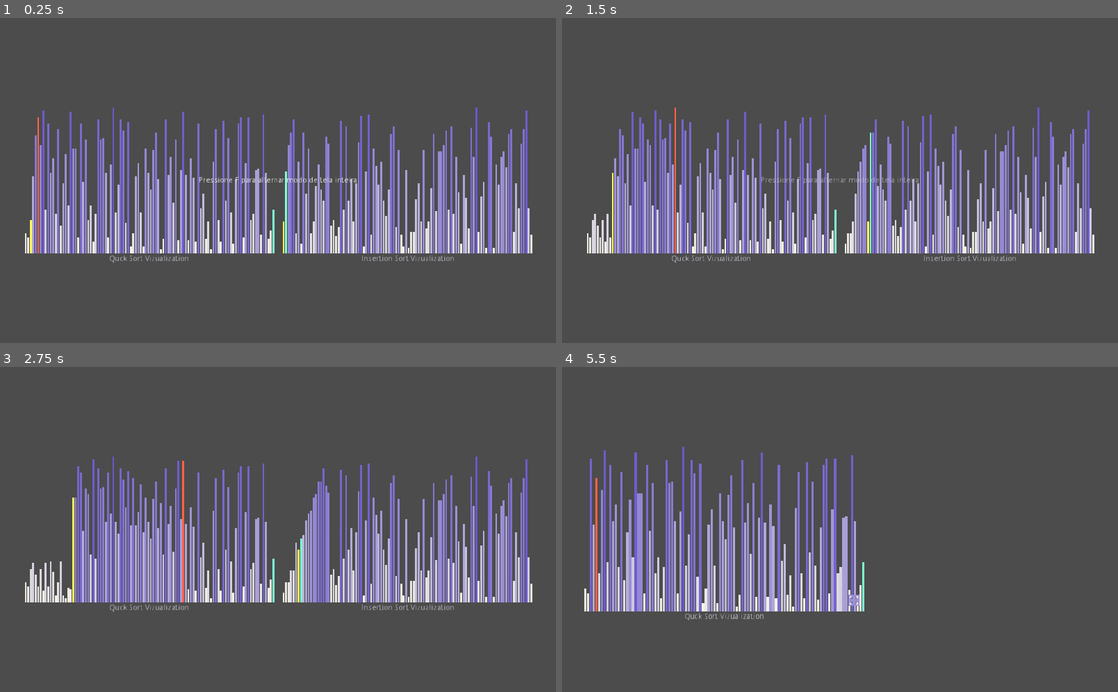
Above: before the commit, frames 1-4 (two rows, left to right).
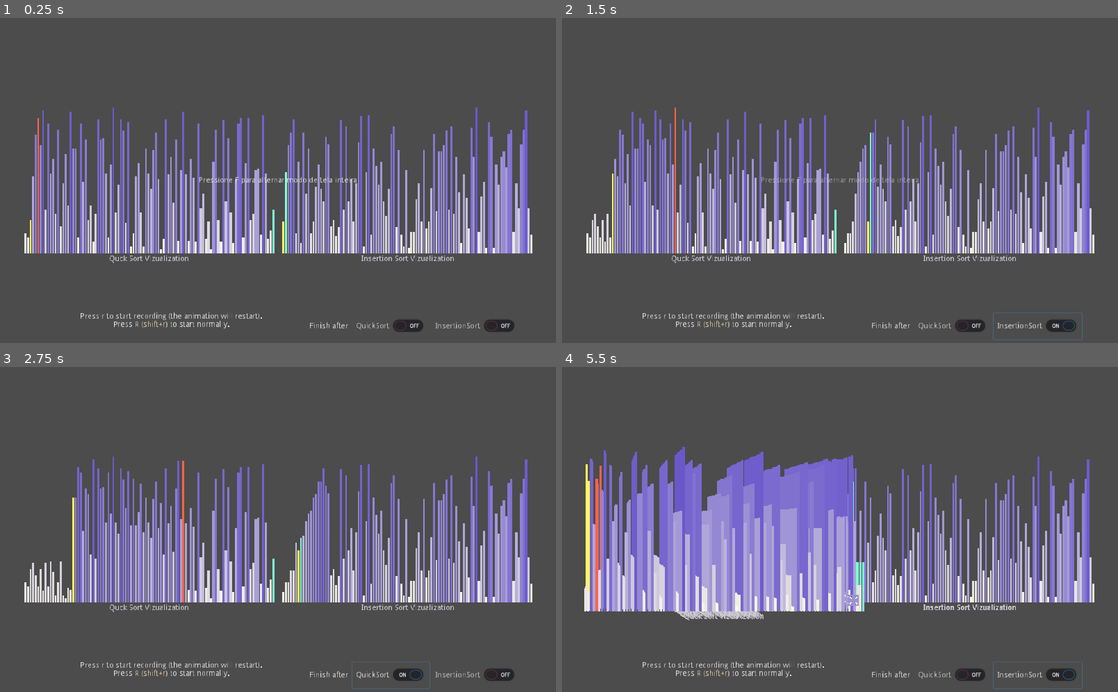
Above: after the commit, the same moments.

Repository: GersonFeDutra/godot-sort-visualizations
Game: Godot game, scene res://src/MainMenu.tscn
The game is run twice, just before and just after one commit, with the same random seed, the same clock (stepped at 60 frames per second) and the same inputs.
Inputs (mouse positions are in pixels of both pictures, inside the frame that each line leads up to):
- Up to frame 1 (0.25 s): no input
- Up to frame 2 (1.5 s): click (951, 326) at 0.5 s, where only the run after the commit has a clickable "QuickSort"; click (1040, 326) at 1.25 s, where only the run after the commit has a clickable "InsertionSort"
- Up to frame 3 (2.75 s): click (389, 675) at 2 s, where only the run after the commit has a clickable "QuickSort"
- Up to frame 4 (5.5 s): click (1040, 675) at 2.75 s, where only the run after the commit has a clickable "InsertionSort"; click (951, 675) at 3.5 s, where only the run after the commit has a clickable "QuickSort"; click (1040, 675) at 4.25 s, where only the run after the commit has a clickable "InsertionSort"; tap R (rec, bound only after the commit) at 5, 5.1 s; move the mouse to (712, 529) at 5.02 s; hold Shift from 5.03 s (still down); click (712, 529) at 5.17 s; tap Enter (ui_accept) at 5.27 s

The runs differ from the first frame. In frame 1, 2.9% of the frame differs, in the area x 4-95%, y 28-97%; in frame 2, 3.0%; in frame 3, 3.0%; in frame 4, 19%, in the area x 4-96%, y 24-100%.

Commit message:
Add Screen Recorder

Diff:
--- a/project.godot
+++ b/project.godot
@@ -14,6 +14,11 @@
 "language": "GDScript",
 "path": "res://src/lib/utils/CustomColorPickerButton.gd"
 }, {
+"base": "Node",
+"class": "ScreenRecorder",
+"language": "GDScript",
+"path": "res://src/lib/screen_recorder/ScreenRecorder.gd"
+}, {
 "base": "Reference",
 "class": "Tools",
 "language": "GDScript",
@@ -26,6 +31,7 @@
 } ]
 _global_script_class_icons={
 "CustomColorPickerButton": "",
+"ScreenRecorder": "",
 "Tools": "",
 "VisualTools": ""
 }
@@ -46,6 +52,10 @@
 window/stretch/mode="2d"
 window/stretch/aspect="keep"
 
+[editor_plugins]
+
+enabled=PoolStringArray(  )
+
 [input]
 
 click={
--- /dev/null
+++ b/src/MainMenu.gd
@@ -0,0 +1,59 @@
+extends Control
+
+const REC: String = "rec"
+var is_recording: bool setget set_is_recording
+var stop_at: int = 0
+onready var recorder: ScreenRecorder = $ScreenRecorder
+onready var bottom_bar: CenterContainer = $BottomBar
+onready var wait_label: Label = $WaitLabel
+onready var viewport: Viewport = $ViewportContainer/Viewport
+onready var vizualizations: Control = $ViewportContainer/Viewport/Visualizations
+
+
+func _ready() -> void:
+	var event := InputEventKey.new()
+	event.scancode = KEY_R
+	InputMap.add_action(REC)
+	InputMap.action_add_event(REC, event)
+
+
+func _unhandled_input(event: InputEvent) -> void:
+
+	if event.is_action_pressed(REC):
+
+		if not Input.is_key_pressed(KEY_SHIFT):
+			vizualizations.restart()
+
+		self.is_recording = not is_recording
+		get_tree().set_input_as_handled()
+
+
+func set_is_recording(value: bool) -> void:
+	is_recording = value
+
+	if value:
+		recorder.start(viewport)
+	else:
+		recorder.stop()
+
+
+func _on_BottomBar_finish_mode_changed(to: int) -> void:
+	stop_at = to
+
+
+func _on_Visualizations_visualization_finished(wich: int) -> void:
+
+	if wich == stop_at and is_recording:
+		wait_label.show()
+		self.is_recording = false
+
+
+func _on_ScreenRecorder_process_completed(output_path: String) -> void:
+	wait_label.hide()
+
+	if OS.shell_open(output_path.get_base_dir()) != OK:
+		push_error("Wouldn't able to open directory.")
+		return
+
+	if OS.shell_open(output_path) != OK:
+		push_error("Wouldn't able to open file.")
--- a/src/MainMenu.tscn
+++ b/src/MainMenu.tscn
@@ -1,14 +1,18 @@
-[gd_scene load_steps=17 format=2]
+[gd_scene load_steps=22 format=2]
 
 [ext_resource path="res://src/visualizations/QuickSortVisualization.tscn" type="PackedScene" id=1]
 [ext_resource path="res://src/visualizations/InsertionSortVisualization.tscn" type="PackedScene" id=2]
+[ext_resource path="res://src/lib/screen_recorder/ScreenRecorder.gd" type="Script" id=3]
 [ext_resource path="res://assets/sprites/expand.png" type="Texture" id=4]
 [ext_resource path="res://src/lib/resources/VizualizationData.gd" type="Script" id=5]
+[ext_resource path="res://src/MainMenu.gd" type="Script" id=6]
 
 [sub_resource type="GDScript" id=1]
 script/source = "tool
 extends HBoxContainer
 
+# warning-ignore:unused_signal
+signal visualization_finished(wich)
 signal full_mode_cancelled
 
 const VizualizationData = preload(\"res://src/lib/resources/VizualizationData.gd\")
@@ -19,8 +23,13 @@
 
 
 func _ready() -> void:
-	quick_sort.toggle_controls_visibility()
-	insertion_sort.toggle_controls_visibility()
+	var visualizations: Array = [quick_sort, insertion_sort]
+
+	for i in visualizations.size():
+		visualizations[i].toggle_controls_visibility()
+		Tools.resolve_connection(visualizations[i], \"visualization_finished\", self, \"emit_signal\",
+				[\"visualization_finished\", i + 1])
+
 	set_process_input(false)
 
 	if Engine.is_editor_hint():
@@ -43,6 +52,11 @@
 		quick_sort.restart()
 		insertion_sort.restart()
 		get_tree().set_input_as_handled()
+
+
+func restart() -> void:
+	quick_sort.restart()
+	insertion_sort.restart()
 
 
 func highlight(node: Control) -> void:
@@ -298,14 +312,76 @@
 		emit_signal(\"resized_in\")
 "
 
+[sub_resource type="GDScript" id=13]
+script/source = "extends CenterContainer
+
+signal finish_mode_changed(to)
+
+enum FinishMode {
+	NONE = 0,
+	QUICK_SORT = 1,
+	INSERTION_SORT = 2,
+}
+
+onready var animation_player: AnimationPlayer = $AnimationPlayer
+
+
+func _on_BottomBar_mouse_entered() -> void:
+	animation_player.stop()
+	modulate.a = 1.0
+
+
+func _on_BottomBar_mouse_exited() -> void:
+	animation_player.play(\"fade_out\")
+
+
+func _on_QSButton_toggled(button_pressed: bool) -> void:
+	emit_signal(\"finish_mode_changed\", FinishMode.QUICK_SORT if button_pressed else FinishMode.NONE)
+
+
+func _on_ISButton_toggled(button_pressed: bool) -> void:
+	emit_signal(
+			\"finish_mode_changed\", FinishMode.INSERTION_SORT if button_pressed else FinishMode.NONE)
+"
+
+[sub_resource type="ButtonGroup" id=14]
+
+[sub_resource type="Animation" id=15]
+length = 3.0
+tracks/0/type = "value"
+tracks/0/path = NodePath(".:modulate:a")
+tracks/0/interp = 2
+tracks/0/loop_wrap = true
+tracks/0/imported = false
+tracks/0/enabled = true
+tracks/0/keys = {
+"times": PoolRealArray( 0, 1, 3 ),
+"transitions": PoolRealArray( 1, 2, 1 ),
+"update": 0,
+"values": [ 1.0, 1.0, 0.0 ]
+}
+
 [node name="MainMenu" type="Control"]
 anchor_right = 1.0
 anchor_bottom = 1.0
-__meta__ = {
-"_edit_use_anchors_": false
-}
-
-[node name="Visualizations" type="HBoxContainer" parent="."]
+script = ExtResource( 6 )
+__meta__ = {
+"_edit_use_anchors_": false
+}
+
+[node name="ViewportContainer" type="ViewportContainer" parent="."]
+anchor_right = 1.0
+anchor_bottom = 1.0
+__meta__ = {
+"_edit_use_anchors_": false
+}
+
+[node name="Viewport" type="Viewport" parent="ViewportContainer"]
+size = Vector2( 1024, 600 )
+handle_input_locally = false
+render_target_update_mode = 3
+
+[node name="Visualizations" type="HBoxContainer" parent="ViewportContainer/Viewport"]
 anchor_left = 0.5
 anchor_top = 0.5
 anchor_right = 0.5
@@ -322,7 +398,7 @@
 quick_sort_refs = SubResource( 2 )
 insertion_sort_refs = SubResource( 3 )
 
-[node name="QuickSort" parent="Visualizations" instance=ExtResource( 1 )]
+[node name="QuickSort" parent="ViewportContainer/Viewport/Visualizations" instance=ExtResource( 1 )]
 anchor_right = 0.0
 anchor_bottom = 0.0
 margin_left = 0.0
@@ -344,7 +420,7 @@
 "red": false
 }
 
-[node name="Label" type="Label" parent="Visualizations/QuickSort"]
+[node name="Label" type="Label" parent="ViewportContainer/Viewport/Visualizations/QuickSort"]
 anchor_left = 0.5
 anchor_top = 1.0
 anchor_right = 0.5
@@ -357,7 +433,7 @@
 "_edit_use_anchors_": false
 }
 
-[node name="Anchor" type="Control" parent="Visualizations/QuickSort"]
+[node name="Anchor" type="Control" parent="ViewportContainer/Viewport/Visualizations/QuickSort"]
 anchor_left = 1.0
 anchor_top = 1.0
 anchor_right = 1.0
@@ -370,7 +446,7 @@
 "_edit_use_anchors_": false
 }
 
-[node name="TextureRect" type="TextureRect" parent="Visualizations/QuickSort/Anchor"]
+[node name="TextureRect" type="TextureRect" parent="ViewportContainer/Viewport/Visualizations/QuickSort/Anchor"]
 material = SubResource( 5 )
 anchor_right = 1.0
 anchor_bottom = 1.0
@@ -380,7 +456,7 @@
 "_edit_use_anchors_": false
 }
 
-[node name="FullModeLabel" type="Label" parent="Visualizations/QuickSort"]
+[node name="FullModeLabel" type="Label" parent="ViewportContainer/Viewport/Visualizations/QuickSort"]
 visible = false
 modulate = Color( 1, 1, 1, 0 )
 anchor_left = 0.5
@@ -396,15 +472,15 @@
 "_edit_use_anchors_": false
 }
 
-[node name="AnimationPlayer" type="AnimationPlayer" parent="Visualizations/QuickSort/FullModeLabel"]
+[node name="AnimationPlayer" type="AnimationPlayer" parent="ViewportContainer/Viewport/Visualizations/QuickSort/FullModeLabel"]
 anims/fade_out = SubResource( 6 )
 
-[node name="AnimationPlayer" type="AnimationPlayer" parent="Visualizations/QuickSort"]
+[node name="AnimationPlayer" type="AnimationPlayer" parent="ViewportContainer/Viewport/Visualizations/QuickSort"]
 anims/resize_visualization_in = SubResource( 7 )
 anims/resize_visualization_out = SubResource( 8 )
 script = SubResource( 9 )
 
-[node name="InsertionSort" parent="Visualizations" instance=ExtResource( 2 )]
+[node name="InsertionSort" parent="ViewportContainer/Viewport/Visualizations" instance=ExtResource( 2 )]
 anchor_right = 0.0
 anchor_bottom = 0.0
 margin_left = 475.0
@@ -426,7 +502,7 @@
 "red": false
 }
 
-[node name="Label" type="Label" parent="Visualizations/InsertionSort"]
+[node name="Label" type="Label" parent="ViewportContainer/Viewport/Visualizations/InsertionSort"]
 anchor_left = 0.5
 anchor_top = 1.0
 anchor_right = 0.5
@@ -439,7 +515,7 @@
 "_edit_use_anchors_": false
 }
 
-[node name="Anchor2" type="Control" parent="Visualizations/InsertionSort"]
+[node name="Anchor2" type="Control" parent="ViewportContainer/Viewport/Visualizations/InsertionSort"]
 anchor_left = 1.0
 anchor_top = 1.0
 anchor_right = 1.0
@@ -451,7 +527,7 @@
 "_edit_use_anchors_": false
 }
 
-[node name="TextureRect" type="TextureRect" parent="Visualizations/InsertionSort/Anchor2"]
+[node name="TextureRect" type="TextureRect" parent="ViewportContainer/Viewport/Visualizations/InsertionSort/Anchor2"]
 material = SubResource( 10 )
 anchor_right = 1.0
 anchor_bottom = 1.0
@@ -461,7 +537,7 @@
 "_edit_use_anchors_": false
 }
 
-[node name="FullModeLabel2" type="Label" parent="Visualizations/InsertionSort"]
+[node name="FullModeLabel2" type="Label" parent="ViewportContainer/Viewport/Visualizations/InsertionSort"]
 visible = false
 modulate = Color( 1, 1, 1, 0 )
 anchor_left = 0.5
@@ -477,11 +553,105 @@
 "_edit_use_anchors_": false
 }
 
-[node name="AnimationPlayer" type="AnimationPlayer" parent="Visualizations/InsertionSort/FullModeLabel2"]
+[node name="AnimationPlayer" type="AnimationPlayer" parent="ViewportContainer/Viewport/Visualizations/InsertionSort/FullModeLabel2"]
 anims/fade_out = SubResource( 11 )
 
-[node name="Tween" type="Tween" parent="Visualizations/InsertionSort"]
+[node name="Tween" type="Tween" parent="ViewportContainer/Viewport/Visualizations/InsertionSort"]
 script = SubResource( 12 )
 target_path = NodePath("..")
 
-[connection signal="tween_completed" from="Visualizations/InsertionSort/Tween" to="Visualizations/InsertionSort/Tween" method="_on_Tween_tween_completed"]
+[node name="BottomBar" type="CenterContainer" parent="."]
+anchor_top = 1.0
+anchor_right = 1.0
+anchor_bottom = 1.0
+margin_top = -62.0
+script = SubResource( 13 )
+__meta__ = {
+"_edit_use_anchors_": false
+}
+
+[node name="MarginContainer" type="MarginContainer" parent="BottomBar"]
+margin_left = 60.0
+margin_right = 964.0
+margin_bottom = 62.0
+mouse_filter = 2
+custom_constants/margin_right = 6
+custom_constants/margin_top = 6
+custom_constants/margin_left = 6
+custom_constants/margin_bottom = 6
+
+[node name="HBoxContainer" type="HBoxContainer" parent="BottomBar/MarginContainer"]
+margin_left = 6.0
+margin_top = 6.0
+margin_right = 898.0
+margin_bottom = 56.0
+mouse_filter = 2
+
+[node name="Recordlabel" type="RichTextLabel" parent="BottomBar/MarginContainer/HBoxContainer"]
+margin_right = 500.0
+margin_bottom = 50.0
+rect_min_size = Vector2( 500, 50 )
+mouse_filter = 2
+bbcode_enabled = true
+bbcode_text = "[center]Press [color=#ffebcc]r[/color] to start recording (the animation will restart).
+Press [color=#ffebcc]R (shift+r)[/color] to start normally.[/center]"
+text = "Press r to start recording (the animation will restart).
+Press R (shift+r) to start normally."
+__meta__ = {
+"_edit_use_anchors_": false
+}
+
+[node name="Label" type="Label" parent="BottomBar/MarginContainer/HBoxContainer"]
+margin_left = 504.0
+margin_top = 18.0
+margin_right = 579.0
+margin_bottom = 32.0
+text = "Finish after:"
+
+[node name="QSButton" type="CheckButton" parent="BottomBar/MarginContainer/HBoxContainer"]
+margin_left = 583.0
+margin_right = 725.0
+margin_bottom = 50.0
+mouse_filter = 1
+group = SubResource( 14 )
+text = "QuickSort"
+
+[node name="ISButton" type="CheckButton" parent="BottomBar/MarginContainer/HBoxContainer"]
+margin_left = 729.0
+margin_right = 892.0
+margin_bottom = 50.0
+mouse_filter = 1
+group = SubResource( 14 )
+text = "InsertionSort"
+
+[node name="AnimationPlayer" type="AnimationPlayer" parent="BottomBar"]
+autoplay = "fade_out"
+anims/fade_out = SubResource( 15 )
+
+[node name="WaitLabel" type="Label" parent="."]
+visible = false
+anchor_left = 0.5
+anchor_right = 0.5
+margin_left = -60.5
+margin_top = 53.5143
+margin_right = 63.5
+margin_bottom = 84.5143
+text = "Processando vídeo!
+Aguarde..."
+align = 1
+valign = 1
+__meta__ = {
+"_edit_use_anchors_": false
+}
+
+[node name="ScreenRecorder" type="Node" parent="."]
+script = ExtResource( 3 )
+
+[connection signal="visualization_finished" from="ViewportContainer/Viewport/Visualizations" to="." method="_on_Visualizations_visualization_finished"]
+[connection signal="tween_completed" from="ViewportContainer/Viewport/Visualizations/InsertionSort/Tween" to="ViewportContainer/Viewport/Visualizations/InsertionSort/Tween" method="_on_Tween_tween_completed"]
+[connection signal="finish_mode_changed" from="BottomBar" to="." method="_on_BottomBar_finish_mode_changed"]
+[connection signal="mouse_entered" from="BottomBar" to="BottomBar" method="_on_BottomBar_mouse_entered"]
+[connection signal="mouse_exited" from="BottomBar" to="BottomBar" method="_on_BottomBar_mouse_exited"]
+[connection signal="toggled" from="BottomBar/MarginContainer/HBoxContainer/QSButton" to="BottomBar" method="_on_QSButton_toggled"]
+[connection signal="toggled" from="BottomBar/MarginContainer/HBoxContainer/ISButton" to="BottomBar" method="_on_ISButton_toggled"]
+[connection signal="process_completed" from="ScreenRecorder" to="." method="_on_ScreenRecorder_process_completed"]
--- a/src/Visualization.gd
+++ b/src/Visualization.gd
@@ -1,6 +1,7 @@
 tool
 extends Control
 
+signal visualization_finished
 signal visualization_clicked
 signal colors_changed
 
@@ -104,12 +105,12 @@
 	self.array_size = 0 # Limpa os valores anterioers do array.
 	rng.seed = animation_seed # Reseta o gerador de números.
 	self.array_size = tmp
-	execution_state = _process_visualization()
+	_process_visualization()
 
 
 # @virtual
-func _process_visualization() -> GDScriptFunctionState:
-	return null
+func _process_visualization():
+	return
 
 
 func restart():
@@ -218,7 +219,7 @@
 
 
 func _on_Settings_color_changed(slot: String, color: Color) -> void:
-	colors[slot] = color
+	self.colors[slot] = color
 	update()
 
 
--- /dev/null
+++ b/src/lib/screen_recorder/ScreenRecorder.gd
@@ -0,0 +1,154 @@
+extends Node
+class_name ScreenRecorder
+
+## Project based in Godot video rendering demo https://github.com/Calinou/godot-video-rendering-demo
+## See `LICENSE.md` included in the source distribution for details.
+
+signal process_completed(output_path)
+
+enum Formats {
+	H264, # Needs a GdNative plugin to be played in Godot.
+	OGV,
+	WEBM, # Default - recommended for transparent videos.
+}
+enum Transparency {
+	VIEWPORT = -1, # Ativa a transparência com base em `transparent_bg` do viewport.
+	FALSE = 0,
+	TRUE = 1,
+}
+
+const RENDER_DIR: String = "render"
+const FRAMES_DIR: String = "%s/frames" % RENDER_DIR
+
+var is_transparency_enabled: bool
+var renders: int = 0
+var first_frame: int = 0
+var current_folder: String
+var capture_viewport: Viewport
+
+####
+
+# Copyright © 2019 Hugo Locurcio and contributors - MIT License
+# Modified by GersonFeDutra © 2021.
+
+func _ready() -> void:
+	set_process(false)
+
+	var directory: = Directory.new()
+	var path: String = "user://%s" % RENDER_DIR
+
+	if not directory.dir_exists(path) and directory.make_dir(path) != OK:
+		push_error("Wouldn't able to create render folder.")
+		get_tree().quit(ERR_CANT_CREATE)
+
+
+func _process(_delta: float) -> void:
+
+	print(
+			"Rendering frame {frame}...".format({
+				frame = Engine.get_frames_drawn(),
+			})
+	)
+	capture_viewport.set_clear_mode(Viewport.CLEAR_MODE_ONLY_NEXT_FRAME)
+
+	var image := capture_viewport.get_texture().get_data()
+
+	#if image.generate_mipmaps() != OK:
+	#	push_warning("Woldn't able to generate mipmaps")
+
+	# The viewport must be flipped to match the rendered window
+	image.flip_y()
+
+	if image.save_png("%s/%d.png" % [current_folder, Engine.get_frames_drawn()]) != OK:
+		push_warning("Woldn't able to save frame %d." % Engine.get_frames_drawn())
+
+####
+
+
+func start(
+		viewport: Viewport = get_viewport(), use_transparency: int = Transparency.VIEWPORT) -> void:
+	var directory := Directory.new()
+	var path: String = "user://%s" % FRAMES_DIR
+
+	match use_transparency:
+		Transparency.VIEWPORT:
+			is_transparency_enabled = viewport.transparent_bg
+		_:
+			is_transparency_enabled = use_transparency == Transparency.TRUE
+
+	capture_viewport = viewport
+	capture_viewport.msaa = Viewport.MSAA_2X
+	current_folder = "%s%d" % [path, renders]
+
+	while directory.dir_exists(current_folder):
+		renders += 1
+		current_folder = "%s%d" % [path, renders]
+
+	if directory.make_dir(current_folder) != OK:
+		push_error("Wouldn't able to create frames folder.")
+		get_tree().quit(ERR_CANT_CREATE)
+
+	first_frame = Engine.get_frames_drawn()
+
+	if first_frame == 0:
+		# If, for some reason, we start recording from start, we skip the first frame that
+		# is always empty.
+		yield(get_tree() ,"idle_frame")
+
+	if not OS.has_feature("standalone"):
+		push_warning("FPS may be wrong on export, be sure to export and run the project " +
+				"with the `--fixed-fps 60` flag.")
+
+	set_process(true)
+
+
+func stop(format: int = Formats.WEBM) -> void:
+	set_process(false)
+	yield(get_tree(), "idle_frame")
+	yield(get_tree(), "idle_frame")
+	# Allows displaying eventual messages to the user while processing.
+
+	if not OS.is_debug_build():
+		return
+
+	var exit_code: int
+	var user_dir: String = OS.get_user_data_dir()
+	var output_path: String = "{output_dir}/video{renders}".format({
+			output_dir = user_dir + "/" + RENDER_DIR,
+			renders = renders,
+		})
+	var args := PoolStringArray([
+		"-start_number", str(first_frame), "-r", "60", "-f", "image2", "-s", "2560x1440", "-i",
+		"{frames_dir}/%d.png".format({
+				frames_dir = user_dir + "/" + FRAMES_DIR + str(renders)}),
+	])
+
+	if is_transparency_enabled:
+		args.append_array(["-vf", "colorkey=black"])
+
+		if format != Formats.WEBM:
+			push_warning("WebM format is the only that fully support transparency. " +
+				"Prefer it for alpha-channel-enabled videos instead.")
+
+	match format:
+		Formats.H264:
+			output_path += ".mp4"
+			args.append_array(["-vcodec", "libx264"])
+		Formats.OGV:
+			output_path += ".ogv"
+			args.append_array(["-codec:a", "libtheora", "-qscale:v", "6"])
+		Formats.WEBM:
+			output_path += ".webm"
+			args.append_array(["-c:v", "libvpx-vp9"])
+
+			if is_transparency_enabled:
+				args.append_array(["-pix_fmt", "yuva420p"])
+
+	args.append_array(["-crf", "15", output_path])
+	exit_code = OS.execute("ffmpeg", args)
+
+	if exit_code != OK:
+		output_path = ""
+		push_error("Wouldn't able to complete the rendering")
+
+	emit_signal("process_completed", output_path)
--- a/src/visualizations/InsertionSortVisualization.gd
+++ b/src/visualizations/InsertionSortVisualization.gd
@@ -2,8 +2,15 @@
 extends "res://src/Visualization.gd"
 
 
-func _process_visualization() -> GDScriptFunctionState:
-	return insertion_sort(array_size)
+func _process_visualization():
+	var state = insertion_sort(array_size)
+
+	while state is GDScriptFunctionState and state.is_valid():
+		step_timer.start()
+		yield(step_timer, "timeout")
+		state = state.resume()
+
+	emit_signal("visualization_finished")
 
 
 func insertion_sort(size: int) -> GDScriptFunctionState:
@@ -19,8 +26,7 @@
 
 			states_array[j] = IndexStates.PIVOT
 			states_array[j - 1] = IndexStates.WALL
-			step_timer.start()
-			yield(step_timer, "timeout")
+			yield()
 
 			if is_animation_killed:
 				return null
--- a/src/visualizations/QuickSortVisualization.gd
+++ b/src/visualizations/QuickSortVisualization.gd
@@ -1,16 +1,25 @@
 tool
 extends "res://src/Visualization.gd"
 
+# WATCH (desafio) -> Implementar com base nas funcionalidades do yield
+var processes_counter: int = 0 setget set_process_counter
 
-func _process_visualization():
-	quick_sort(0, array_size - 1)
+
+func _process_visualization() -> void:
+	self.processes_counter += 1
+	yield(quick_sort(0, array_size - 1), "completed")
+	self.processes_counter -= 1
+
 
 func quick_sort(start: int, end: int):
+	self.processes_counter += 1
 
 	if start < end:
 
 		var answer
+		self.processes_counter += 1
 		var pivot_index = yield(partition(start, end), "completed")
+		self.processes_counter -= 1
 
 		if is_animation_killed:
 			return
@@ -23,13 +32,19 @@
 		answer = quick_sort(pivot_index + 1, end)
 
 		if answer is GDScriptFunctionState:
+			self.processes_counter += 1
 			yield(answer, "completed")
+			self.processes_counter -= 1
 
 		if is_animation_killed:
 			return
 
+	self.processes_counter -= 1
+
 
 func partition(start: int, end: int) -> int:
+	self.processes_counter += 1
+
 	var pivot_value: int = array[end]
 	var left_wall: int = start
 	states_array[end] = IndexStates.PIVOT
@@ -40,7 +55,9 @@
 		states_array[left_wall] = IndexStates.WALL
 
 		if array[i] < pivot_value:
+			self.processes_counter += 1
 			yield(swap(i, left_wall), "completed")
+			self.processes_counter -= 1
 
 			if is_animation_killed:
 				return
@@ -49,7 +66,9 @@
 			left_wall += 1
 
 		step_timer.start()
+		self.processes_counter += 1
 		yield(step_timer, "timeout")
+		self.processes_counter -= 1
 
 		if is_animation_killed:
 			return
@@ -58,24 +77,39 @@
 		states_array[i] = IndexStates.NORMAL
 		states_array[left_wall] = IndexStates.NORMAL
 
+	self.processes_counter += 1
 	yield(swap(left_wall, end), "completed")
+	self.processes_counter -= 1
 
 	if is_animation_killed:
 		return
 
 	states_array[end] = IndexStates.NORMAL
 
+	self.processes_counter -= 1
 	return left_wall
 
 
 func swap(a: int, b: int) -> void:
+	self.processes_counter += 1
+
 	var tmp: int = array[a]
 	array[a] = array[b]
 	array[b] = tmp
 	step_timer.start()
+	self.processes_counter += 1
 	yield(step_timer, "timeout")
+	self.processes_counter -= 1
 
 	if is_animation_killed:
 		return
 
 	update()
+	self.processes_counter -= 1
+
+
+func set_process_counter(value: int) -> void:
+	processes_counter = value
+
+	if processes_counter == 0:
+		emit_signal("visualization_finished")
Not shown, changed: .gitignore
Not shown, added: src/lib/screen_recorder/LICENSE.md
